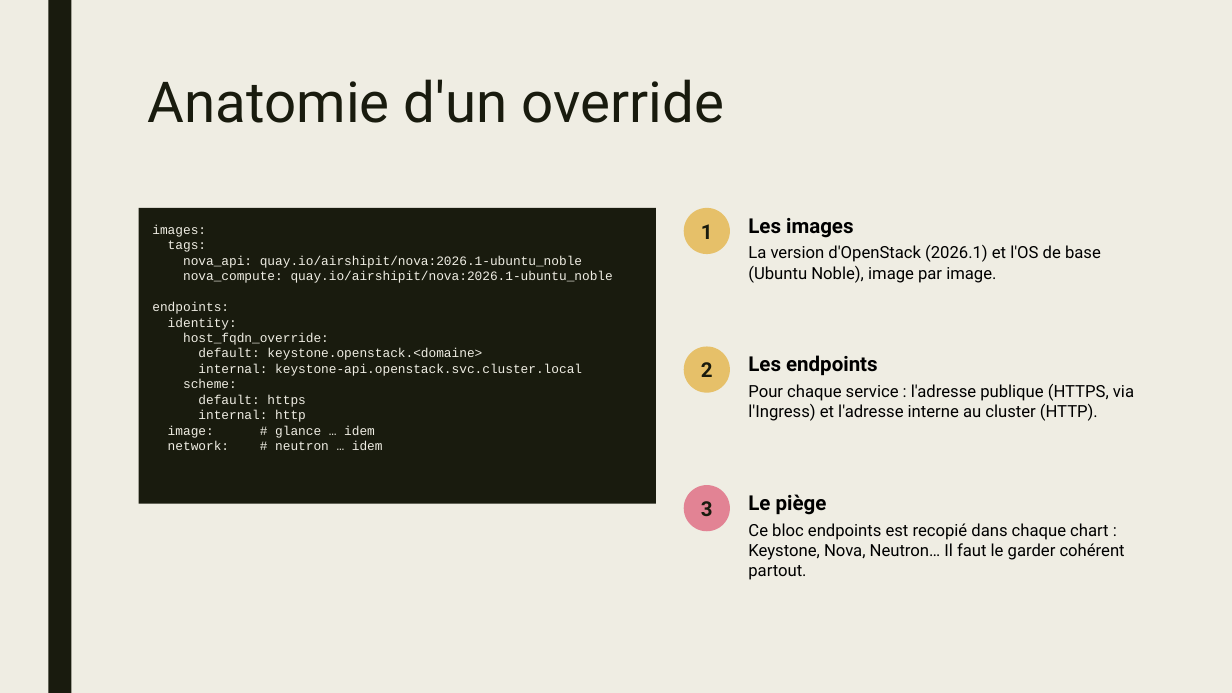
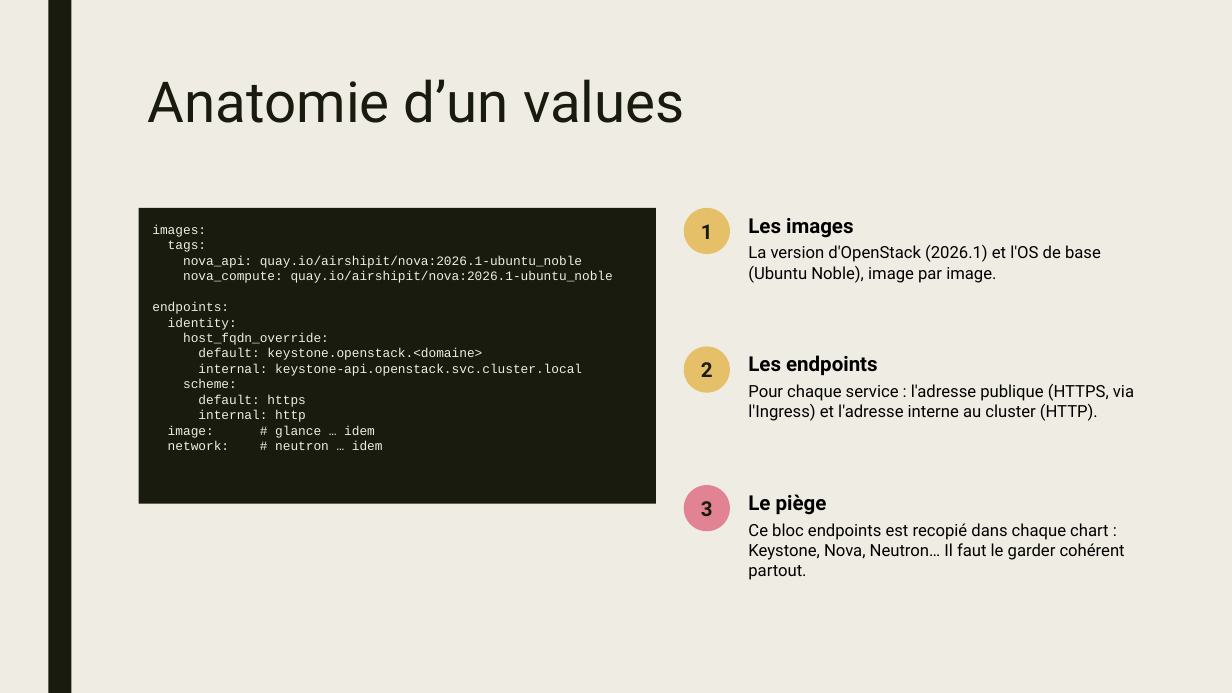
Before and after one commit to KakorHolloway/openstack-helm-demo, a slide deck: slide 23 of slides/openstack-helm-capitole-du-libre-2026.pptx (slide 27 before the commit). Drawn at 1232x693 pixels with LibreOffice and Linux fonts; fonts in the diff are those of the drawing. Boxes give left, top, right and bottom in pixels: in the first picture for what was removed or moved away, otherwise in the second. Text is boxed around its words. In the diff, an @@ line names an element or a change of style, - is before the commit and + after.

```diff
--- a/slides/openstack-helm-capitole-du-libre-2026.pptx
+++ b/slides/openstack-helm-capitole-du-libre-2026.pptx
@@ title at box(148, 79, 684, 123): text changed @@
-Anatomie d'un override
+Anatomie d’un values
```
Also in this commit, not shown: 6 other slides changed.
